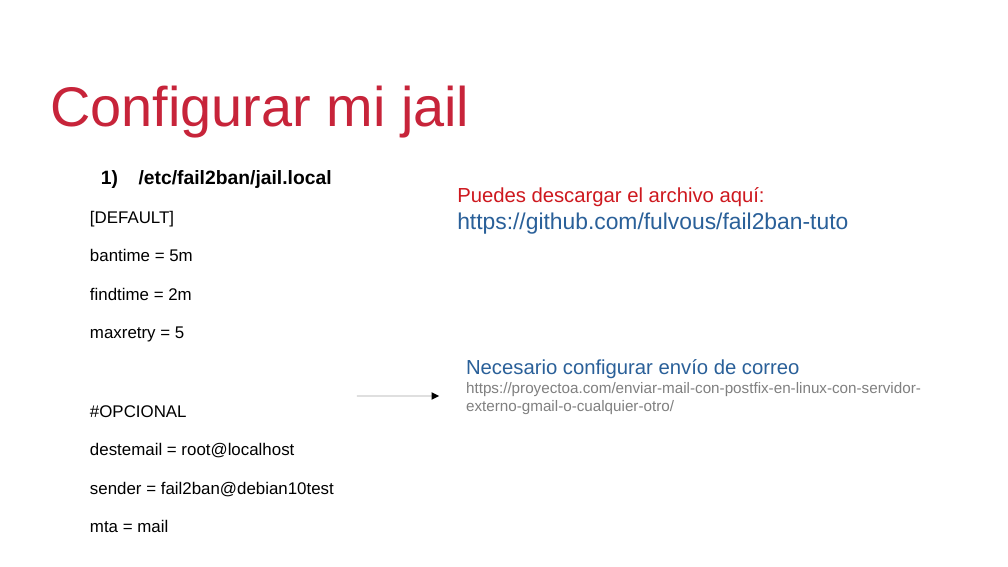
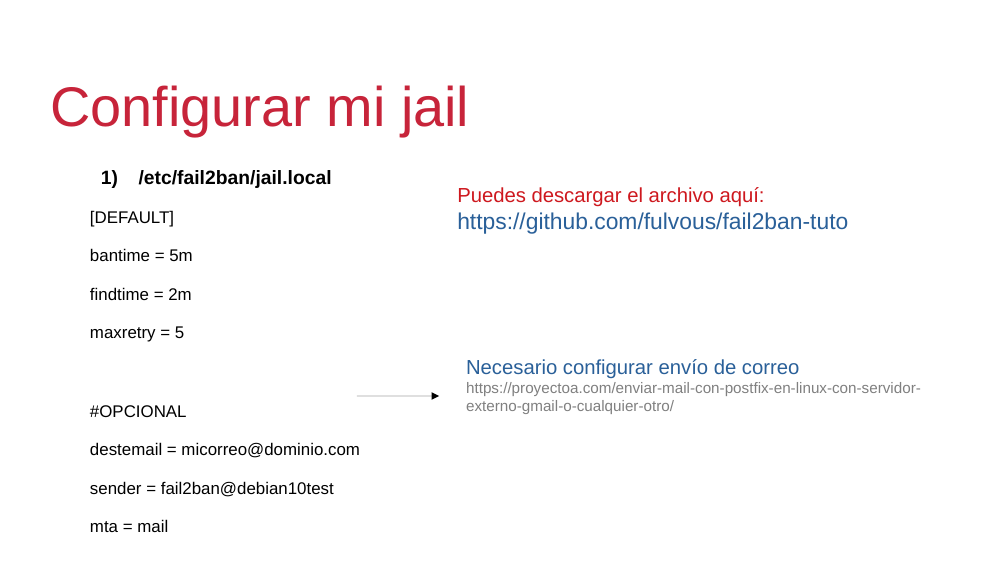
Before and after one commit to fulvous/fail2ban-tuto, a slide deck: slide 8 of fail2ban.odp. Drawn at 1008x567 pixels with LibreOffice and Linux fonts; fonts in the diff are those of the drawing; background and template pictures are left out. Boxes give left, top, right and bottom in pixels: in the first picture for what was removed or moved away, otherwise in the second. Text is boxed around its words. In the diff, an @@ line names an element or a change of style, - is before the commit and + after.

```diff
--- a/fail2ban.odp
+++ b/fail2ban.odp
@@ text at <box>90,442,360,458</box>: text changed @@
-destemail = root@localhost
+destemail = micorreo@dominio.com
```
Also in this commit, not shown: 2 slides added, 1 other file.
